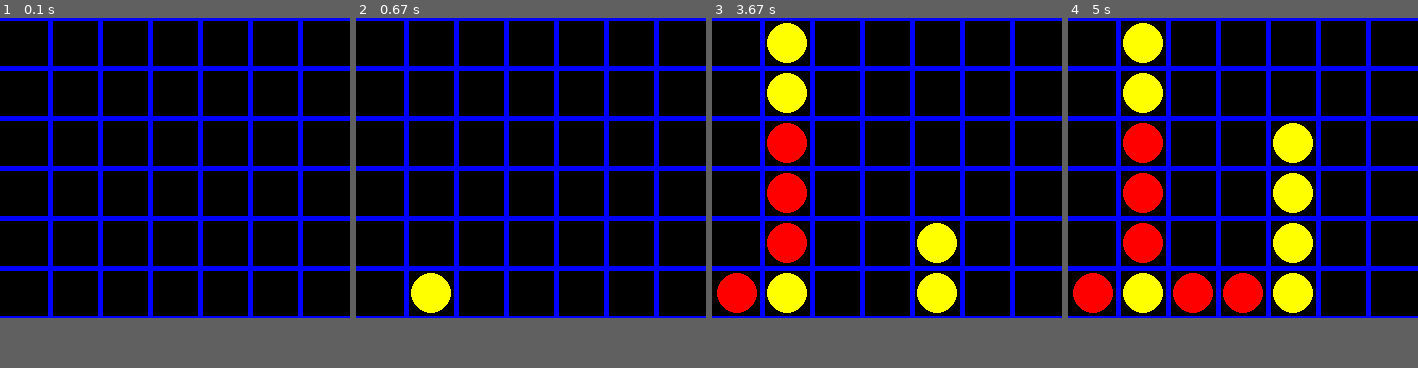
Above: before the commit, frames 1-4 (left to right).
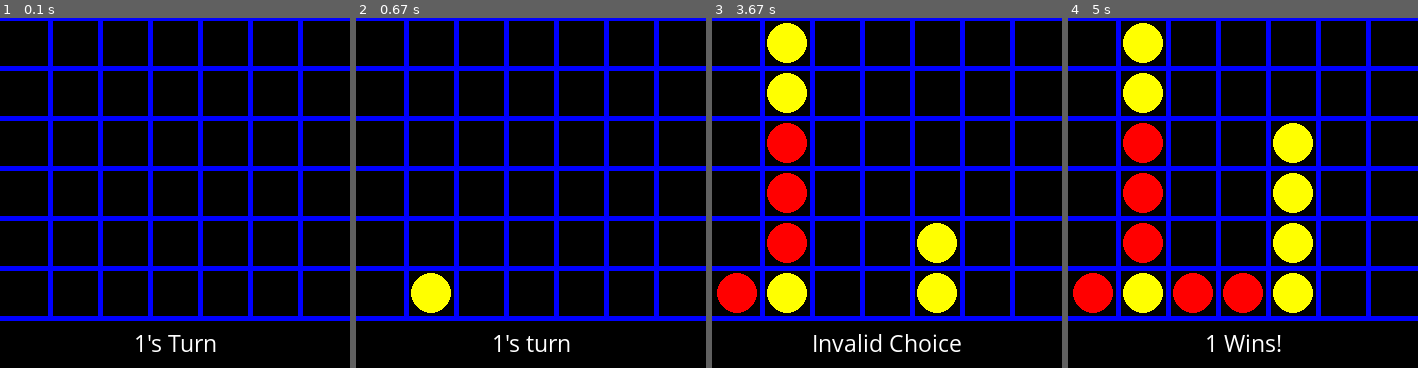
Above: after the commit, the same moments.

Repository: diegouribe06/AP_Connect_Four_Project
Game: pygame game, started from pygameTests.py
Two runs of this game, one before a commit and one after it. Both use one fixed random seed, a clock stepped at 60 frames per second and the inputs below.
Inputs (mouse positions are in pixels of both pictures, inside the frame that each line leads up to):
- Up to frame 1 (0.1 s): type "1 (at the terminal prompt)" at 0 s; type "1 (at the terminal prompt)" at 0 s; type "1 (at the terminal prompt)" at 0 s
- Up to frame 2 (0.67 s): press the mouse at (534, 217) at 0.37 s; move the mouse to (489, 207) at 0.47 s; release the mouse at (447, 196) at 0.6 s
- Up to frame 3 (3.67 s): press the mouse at (890, 217) at 0.7 s; move the mouse to (841, 140) at 0.8 s; release the mouse at (796, 63) at 0.93 s; press the mouse at (890, 217) at 1.03 s; move the mouse to (908, 196) at 1.13 s; release the mouse at (929, 182) at 1.27 s; press the mouse at (890, 217) at 1.37 s; move the mouse to (834, 175) at 1.47 s; release the mouse at (782, 137) at 1.6 s; press the mouse at (890, 217) at 1.7 s; move the mouse to (925, 172) at 1.8 s; release the mouse at (960, 130) at 1.93 s; press the mouse at (890, 217) at 2.03 s; move the mouse to (845, 203) at 2.13 s; release the mouse at (803, 196) at 2.27 s; press the mouse at (890, 217) at 2.37 s; move the mouse to (845, 270) at 2.47 s; release the mouse at (803, 322) at 2.6 s; press the mouse at (890, 217) at 2.7 s; move the mouse to (824, 186) at 2.8 s; release the mouse at (757, 158) at 2.93 s; press the mouse at (890, 217) at 3.03 s; move the mouse to (841, 221) at 3.13 s; release the mouse at (796, 228) at 3.27 s; click (764, 88) at 3.38 s
- Up to frame 4 (5 s): click (1169, 207) at 3.72 s; press the mouse at (1169, 207) at 4.03 s; move the mouse to (1236, 203) at 4.13 s; release the mouse at (1302, 196) at 4.27 s; click (1267, 77) at 4.38 s
In our replay, the window is 350x300 before the commit and 350x350 after it. These sizes can differ from the game's own. Grey fills any space a smaller window leaves; there, only what the larger window draws over its background counts as a difference.

The runs differ from the first frame. In frame 1, 1.2% of the frame differs, in the area x 0-100%, y 85-96%; in frame 2, 1.2%; in frame 3, 1.6%; in frame 4, 1.2%.

Commit message:
Local graphic version works. Want to add text inputs with pygame.

Diff:
--- a/pygameTests.py
+++ b/pygameTests.py
@@ -1,18 +1,17 @@
 import copy
-from time import sleep
 import pygame
 from update_stats import update_stats
 
 pygame.init()
 # Alt + Z turns text wrap on and off. Use this to make the comments easier to read since python does not support multi-line comments.
-
 #IDEA
 #Make the circles always there, but black, and get the color values from the moves2 and get_grid functions.
 # Chips will be 100 * 100
 # Lines are currently 20 thick
 player1 = input("Player 1: ")
-player2 = input("Player 2:")
+player2 = input("Player 2: ")
 player_turn = 0
+text = f"{player1}'s Turn"
 
 blank = (0,0,0)
 yellow = (255, 255, 0)
@@ -26,17 +25,21 @@
 row_f = {1:blank, 2:blank, 3:blank, 4:blank, 5:blank, 6:blank}
 row_g = {1:blank, 2:blank, 3:blank, 4:blank, 5:blank, 6:blank}
 
+#Scaling
 while True:
     scaling = round(float(input("Enter the scale factor. If the game does not need to be up/downscaled enter 1.")))
     if isinstance(scaling, int):
         break
     else:
-        print("Please enter a valid number.")
+        text = ("Please enter a valid number.")
+
 max_height = 300 * scaling
 max_width = 350 * scaling
 
+font = pygame.font.SysFont("comic_sans_ms", 25 * scaling)
+
 running = True
-screen = pygame.display.set_mode([max_width, max_height])
+screen = pygame.display.set_mode([max_width, max_height + 50 * scaling])
 
 def grid_lines(x1, y1, x2, y2):
     return [screen, (0,0,255), (x1, y1), (x2, y2), 5]
@@ -49,6 +52,7 @@
 
 def moves2(row):
         global player_turn
+        global text
         rows = get_grid()
         precheck = copy.deepcopy(rows)
 
@@ -56,13 +60,15 @@
             #Code to make sure that the player chose a valid spot to go in
             while True:
                 if player_turn == 0:
+                    text = f'{player2}\'s turn'
                     desired_row = row
                 elif player_turn == 1:
+                    text = f'{player1}\'s turn'
                     desired_row = row
                 if (desired_row == 0) or (desired_row == 1) or (desired_row == 2) or (desired_row == 3) or (desired_row == 4) or (desired_row == 5) or (desired_row == 6):
                     break
                 else:
-                    print("That is an invalid selection.")
+                    text = ("Invalid Choice")
             #End of row check section
             #for row in rows:#This loop is to check in every row
             for spot in rows[desired_row]: #For every spot in the row, the algoritm checks if there is anything but an empty chip already occupying the spot.
@@ -84,22 +90,24 @@
 
             #Once the change is detected, it breaks out of the while true loop, to make sure that the same player doesn't get locked making all the moves.
             else:
-                print("That row is full. Please choose a different row.")
+                text = "Invalid Choice"
                 break
                 #Finally, no matter the turn, if the algorithm reaches the end, it'll ask the player to choose a different row since the chosen one is full.
 
 def draw_check():
         global row_a, row_b, row_c, row_d, row_e, row_f, row_g, blank
+        global text
         rows = [row_a, row_b, row_c, row_d, row_e, row_f, row_g]
         for row in rows:
             for spot in row:
                 if row[spot] == blank:
                     return False
-        print("It's a tie!")
+        text = "It's a tie!"
         return True
 
 def win_check():
         global player_turn
+        global text
         #Vertical checking from down up, and left to right
         def update_rows(r = True): #Used to make sure that the rows in the function are accurate.
             rows = [row_a, row_b, row_c, row_d, row_e, row_f, row_g]
@@ -115,11 +123,11 @@
         for row in update_rows(): #7 left and right
             for additional in range(3): #2 added for all up and down
                 if vert_check(row, additional) and player_turn == 1: #Player turn has to be reversed for this conditional, because a previous function changes it before the program can check for wins.
-                    print(f'{player1} Wins!')
+                    text = f'{player1} Wins!'
                     update_stats("win")
                     return True
                 elif vert_check(row, additional) and player_turn == 0:
-                    print(f'{player2} Wins!')
+                    text = f'{player2} Wins!'
                     update_stats("lose")
                     return True
         #End of vertical checking
@@ -140,11 +148,11 @@
         for additional in range(4):
             for horizontal in range(1, 7):
                 if horiz_check(additional, horizontal) and player_turn == 1:
-                    print(f'{player1} Wins!')
+                    text = (f'{player1} Wins!')
                     update_stats("win")
                     return True
                 elif horiz_check(additional, horizontal) and player_turn == 0:
-                    print(f'{player2} Wins!')
+                    text = (f'{player2} Wins!')
                     update_stats("lose")
                     return True
         #End of horizontal checking
@@ -157,11 +165,11 @@
         for additional in range(4):
             for horizontal in range(1, 4):
                 if diag_ur_checking(additional, horizontal) and player_turn == 1:
-                    print(f'{player1} Wins!')
+                    text = (f'{player1} Wins!')
                     update_stats("win")
                     return True
                 elif diag_ur_checking(additional, horizontal) and player_turn == 0:
-                    print(f'{player2} Wins!')
+                    text = (f'{player2} Wins!')
                     update_stats("lose")
                     return True
         #End of diagonal up,right checking
@@ -174,15 +182,31 @@
         for additional in range(4):
             for horizontal in range(1, 4):
                 if diag_ul_checking(additional, horizontal) and player_turn == 1:
-                    print(f'{player1} Wins!')
+                    text = (f'{player1} Wins!')
                     update_stats("win")
                     return True
                 elif diag_ul_checking(additional, horizontal) and player_turn == 0:
-                    print(f'{player2} Wins!')
-                    update_stats("lose")
-                    return True
-
+                    text = (f'{player2} Wins!')
+                    update_stats("lose")
+                    return True
+win = False
 while running:
+    if win:
+        message = font.render(text, True, (255, 255, 255), (0, 0, 0))
+        message_rect = message.get_rect()
+        message_rect.center = (max_width / 2, (max_height + 25) * scaling)
+        screen.blit(message, message_rect)
+        pygame.display.flip()
+        pygame.time.wait(5000)
+        break
+    pygame.display.flip()
+
+    screen.fill((0,0,0)) #Sets the background
+
+    message = font.render(text, True, (255, 255, 255), (0, 0, 0))
+    message_rect = message.get_rect()
+    message_rect.center = (max_width / 2, (max_height + 25) * scaling)
+    screen.blit(message, message_rect)
 
     for event in pygame.event.get():
         if event.type == pygame.QUIT:
@@ -191,12 +215,11 @@
         counter = 0
         for i in range(7):
             if (event.type == pygame.MOUSEBUTTONUP) and (0 + counter < pygame.mouse.get_pos()[0] < (52 * scaling) + counter):
-                #print(f"click in row({i}).")
+                #text = (f"click in row({i}).")
                 moves2(i)
-                #print(get_grid())
+                #text = (get_grid())
             counter += 50 * scaling
 
-    screen.fill((0,0,0)) #Sets the background
 
 
     tracker = 50 * scaling
@@ -214,14 +237,13 @@
         v_counter = max_height - 25 * scaling
         for v in range(1, 7):
             pygame.draw.circle(*chip(h_counter, v_counter, grid[h][v]))
-            #print(f"{h_counter}, {v_counter}")
+            #text = (f"{h_counter}, {v_counter}")
             v_counter -= 50 * scaling
         h_counter += 50 * scaling
 
-    pygame.display.flip()
+
+
 
     if draw_check() or win_check():
-        running = False
-        break
-sleep(5)
+        win = True
 pygame.quit()
--- a/stats.txt
+++ b/stats.txt
@@ -1,2 +1,2 @@
-7 wins
-7 wins
+0 won
+0 lost
